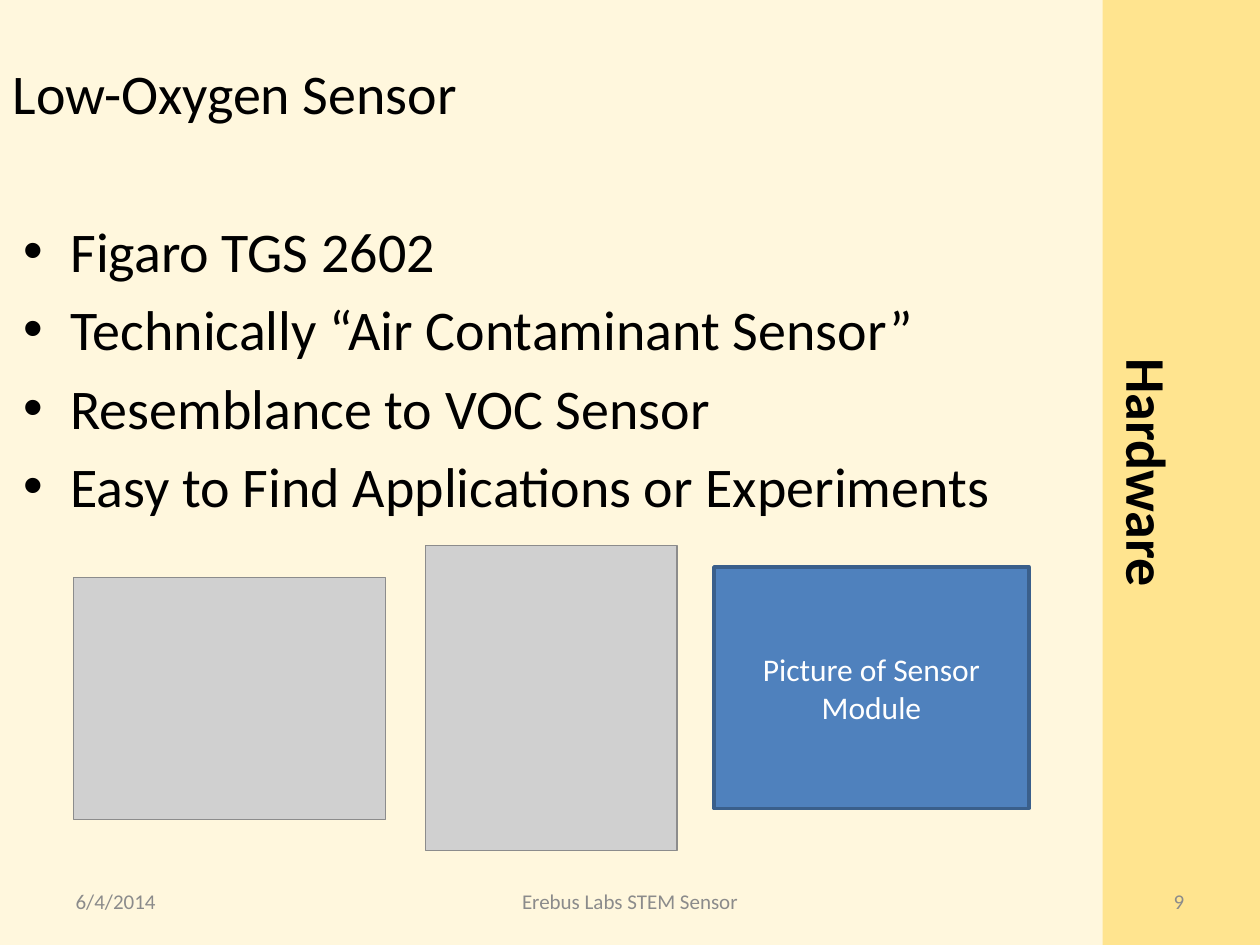
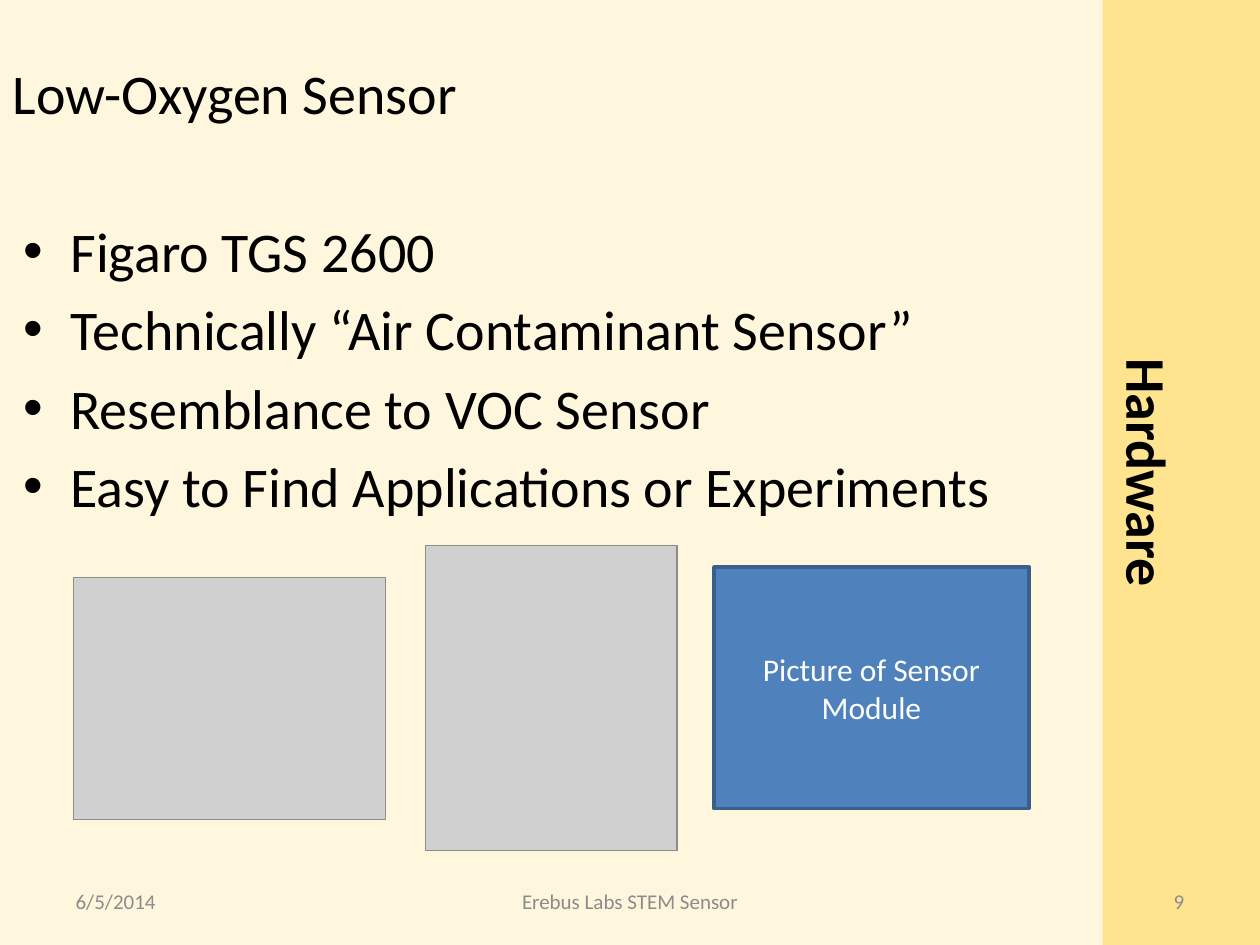
Before and after one commit to erebus-labs/PSU-VOC-SENSOR-2K14, a slide deck: slide 9 of Documents/source_documents/Presentation.pptx. Drawn at 1260x945 pixels with LibreOffice and Linux fonts; fonts in the diff are those of the drawing; grey boxes stand for pictures. Boxes give left, top, right and bottom in pixels: in the first picture for what was removed or moved away, otherwise in the second. Text is boxed around its words. In the diff, an @@ line names an element or a change of style, - is before the commit and + after.

```diff
--- a/Documents/source_documents/Presentation.pptx
+++ b/Documents/source_documents/Presentation.pptx
@@ text at [70, 233, 435, 282]: text changed @@
-• Figaro TGS 2602
+• Figaro TGS 2600
@@ text at [76, 894, 156, 910]: text changed @@
-6/4/2014
+6/5/2014
```
Also in this commit, not shown: 18 other slides changed, 3 other files.
